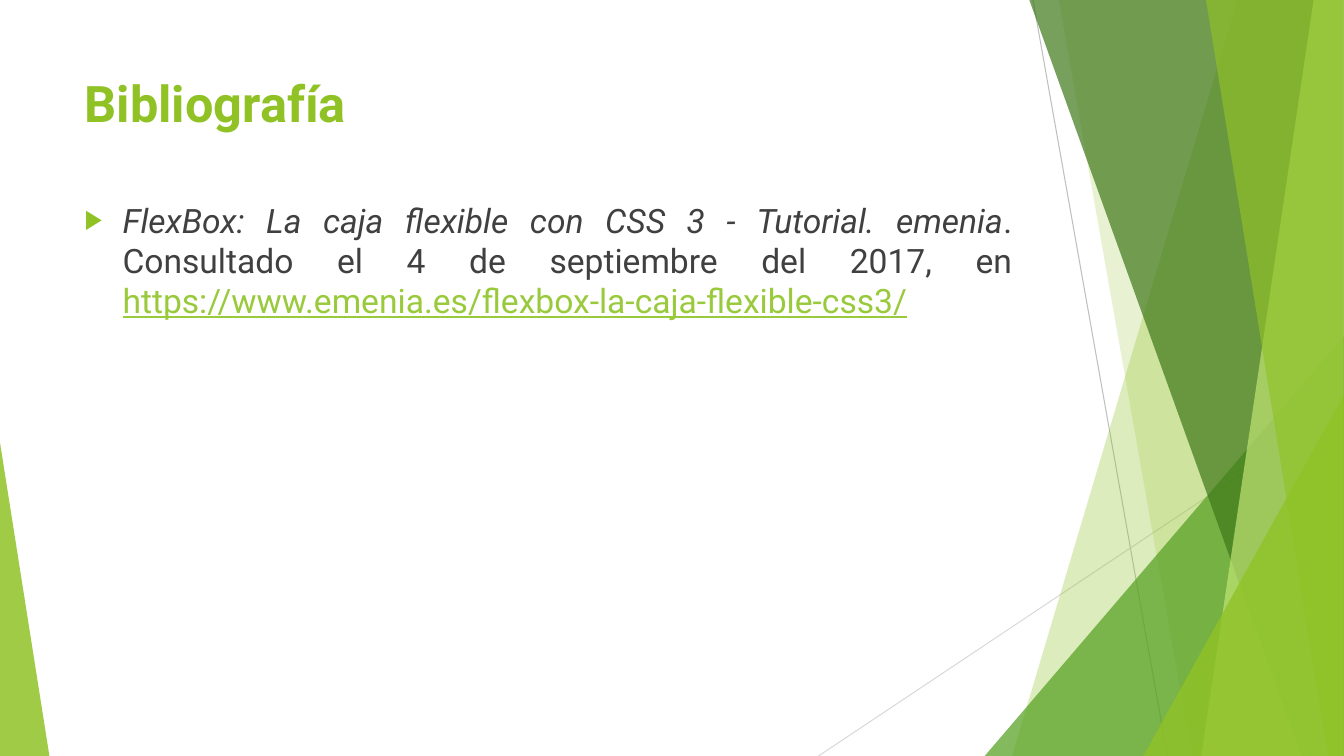
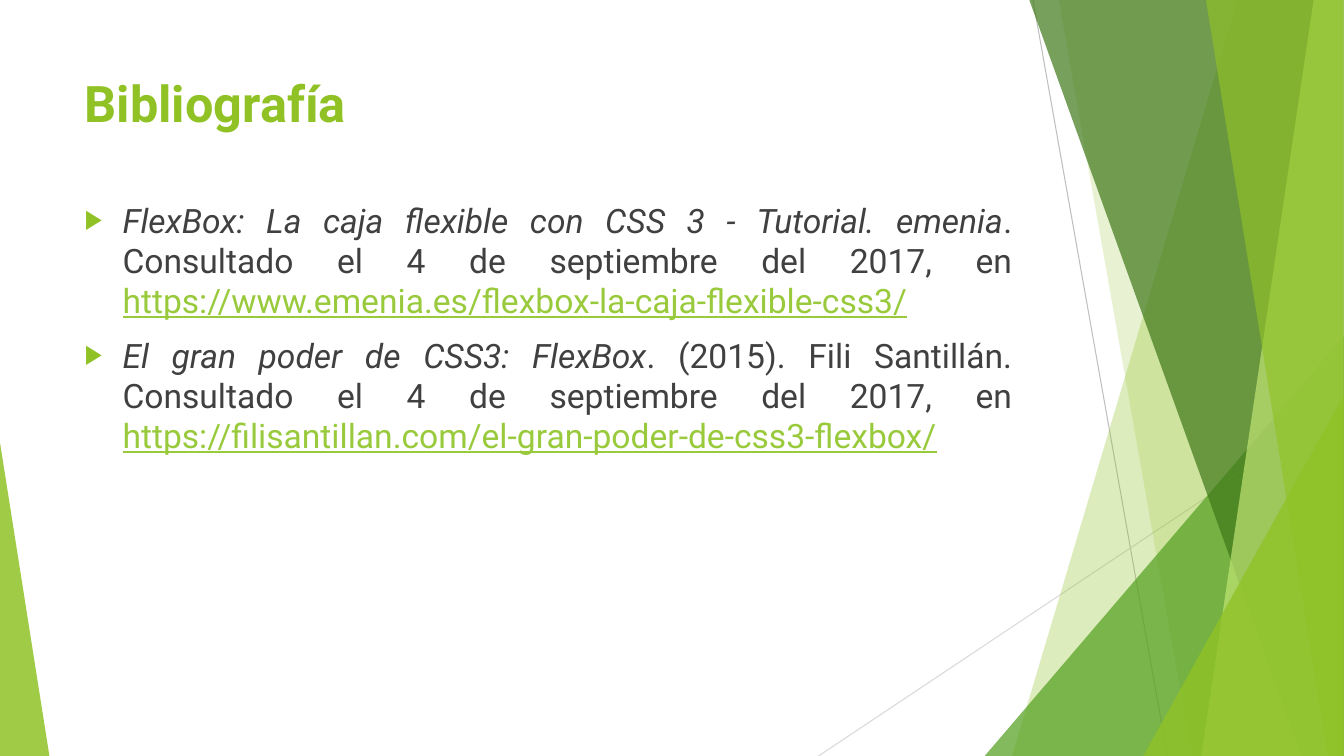
Before and after one commit to sergio180194/ProgramacionWeb, a slide deck: slide 39 of Flexbox/Flexbox.pptx (slide 8 before the commit). Drawn at 1344x756 pixels with LibreOffice and Linux fonts; fonts in the diff are those of the drawing. Boxes give left, top, right and bottom in pixels: in the first picture for what was removed or moved away, otherwise in the second. Text is boxed around its words. In the diff, an @@ line names an element or a change of style, - is before the commit and + after.

```diff
--- a/Flexbox/Flexbox.pptx
+++ b/Flexbox/Flexbox.pptx
@@ text at [123,341,1012,455]: paragraph added @@
+▶ El gran poder de CSS3: FlexBox. (2015). Fili Santillán. Consultado el 4 de septiembre del 2017, en https://filisantillan.com/el-gran-poder-de-css3-flexbox/
```
Also in this commit, not shown: 31 slides added, 1 other file.
